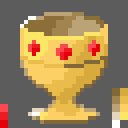
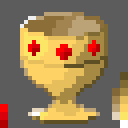
The second 128px x 128px image is a revision of the first. Changes to its layers:
painted on "Chalice" over 0, 16, 128, 128
